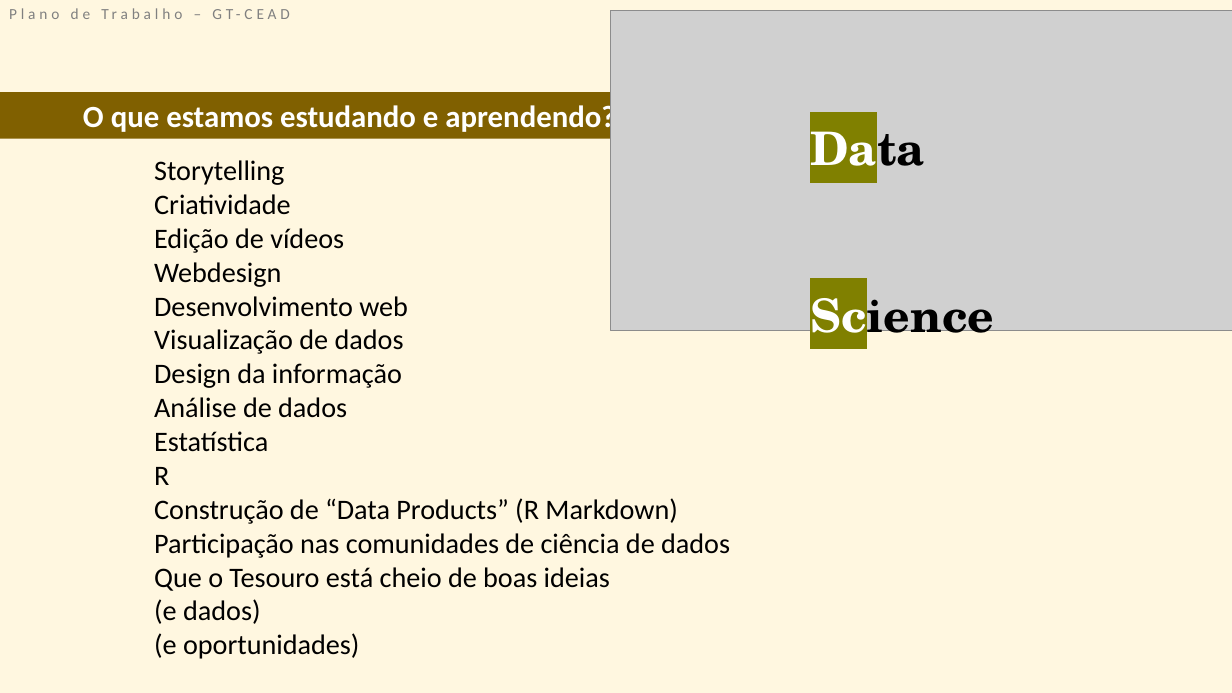
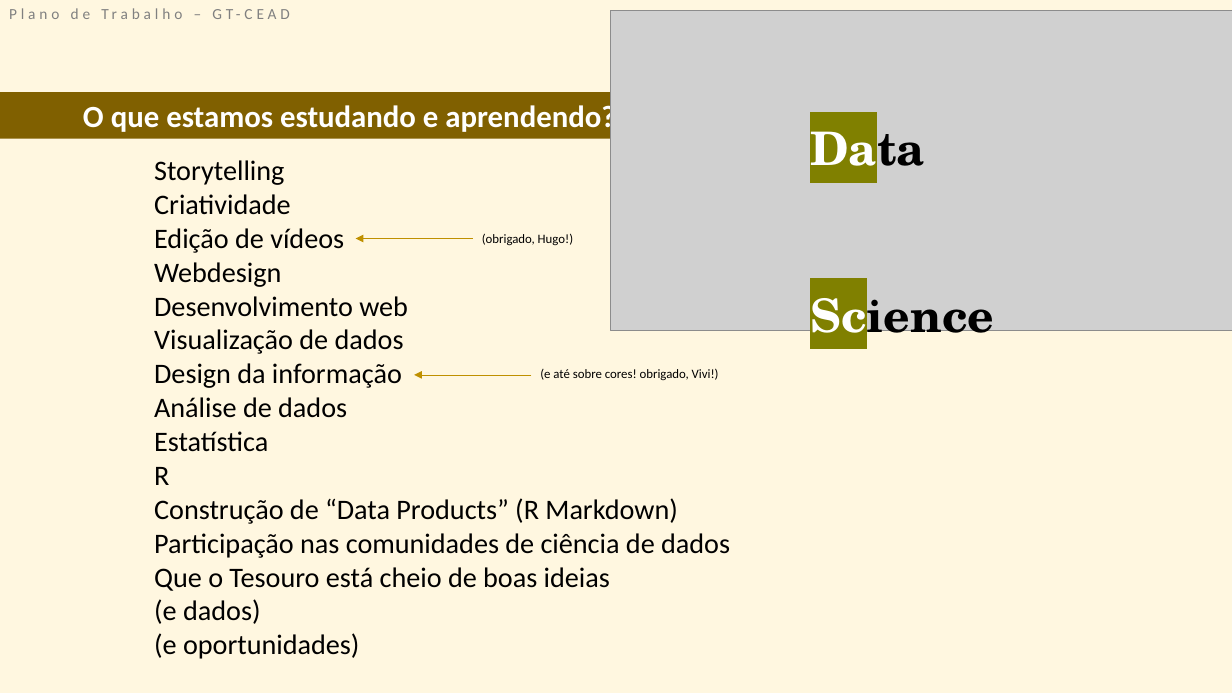
Before and after one commit to GT-CEAD/website-do-gt-cead, a slide deck: slide 5 of downloads/PlanoDeTrabalho.pptx. Drawn at 1232x693 pixels with LibreOffice and Linux fonts; fonts in the diff are those of the drawing; grey boxes stand for pictures. Boxes give left, top, right and bottom in pixels: in the first picture for what was removed or moved away, otherwise in the second. Text is boxed around its words. In the diff, an @@ line names an element or a change of style, - is before the commit and + after.

```diff
--- a/downloads/PlanoDeTrabalho.pptx
+++ b/downloads/PlanoDeTrabalho.pptx
@@ arrow added from (473, 238) to (356, 238), #BF9000 0.5 pt @@
@@ text added at (x1=482, y1=233, x2=573, y2=246), 10 pt, text #000000 @@
+(obrigado, Hugo!)
@@ arrow added from (531, 375) to (414, 375), #BF9000 0.5 pt @@
@@ text added at (x1=540, y1=368, x2=719, y2=380), 10 pt, text #000000 @@
+(e até sobre cores! obrigado, Vivi!)
```
Also in this commit, not shown: 2 other files.
